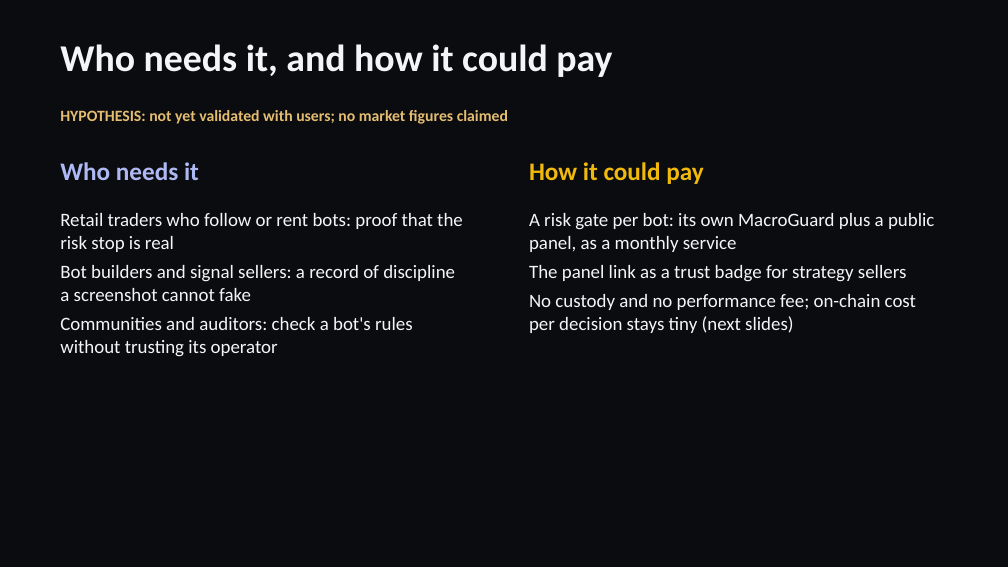
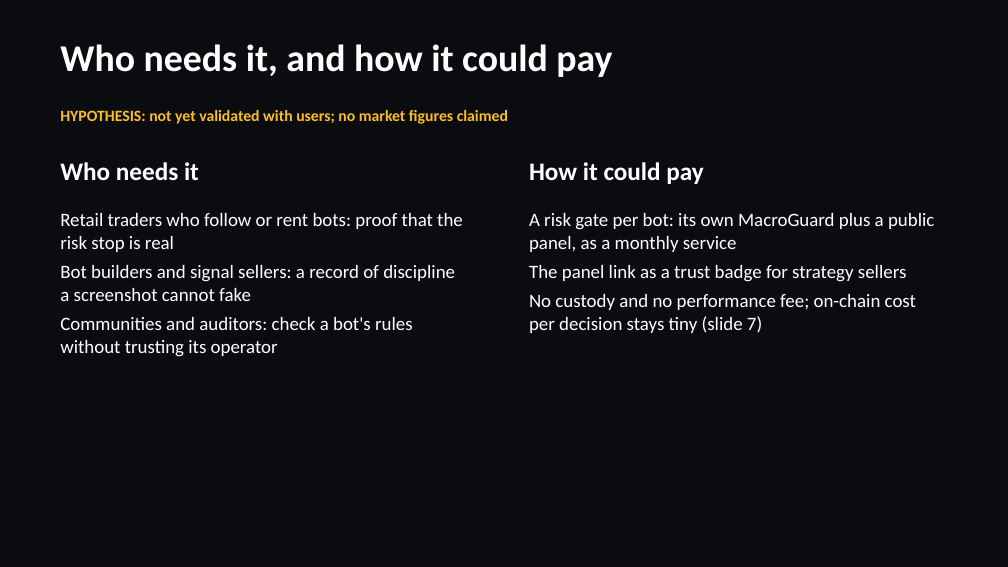
Before and after one commit to Stylenecy/seed-bnb, a slide deck: slide 3 of drift/docs/submission/DRIFT-pitch.pptx. Drawn at 1008x567 pixels with LibreOffice and Linux fonts; fonts in the diff are those of the drawing. Boxes give left, top, right and bottom in pixels: in the first picture for what was removed or moved away, otherwise in the second. Text is boxed around its words. In the diff, an @@ line names an element or a change of style, - is before the commit and + after.

```diff
--- a/drift/docs/submission/DRIFT-pitch.pptx
+++ b/drift/docs/submission/DRIFT-pitch.pptx
@@ text "HYPOTHESIS: not yet validated with ..." at [60,110,508,124]: text colour #E5BD71 to #FBBF24 @@
@@ text "Who needs it" at [60,162,199,180]: text colour #AEB9F4 to #FFFFFF @@
@@ text "How it could pay" at [529,162,703,184]: text colour #F0B90B to #FFFFFF @@
@@ text at [529,294,916,333]: text changed; text colour #F4F5F8 to #FFFFFF @@
-No custody and no performance fee; on-chain cost per decision stays tiny (next slides)
+No custody and no performance fee; on-chain cost per decision stays tiny (slide 7)
```
Also in this commit, not shown: 9 other slides changed, 3 other files.
